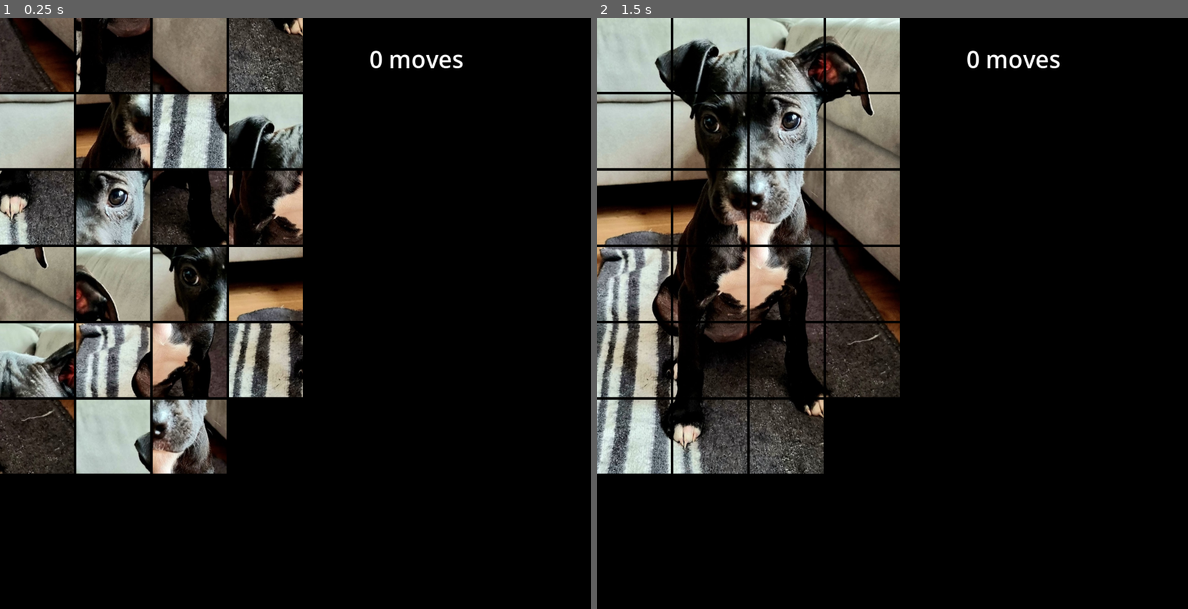
Above: before the commit, frames 1-2 (left to right).
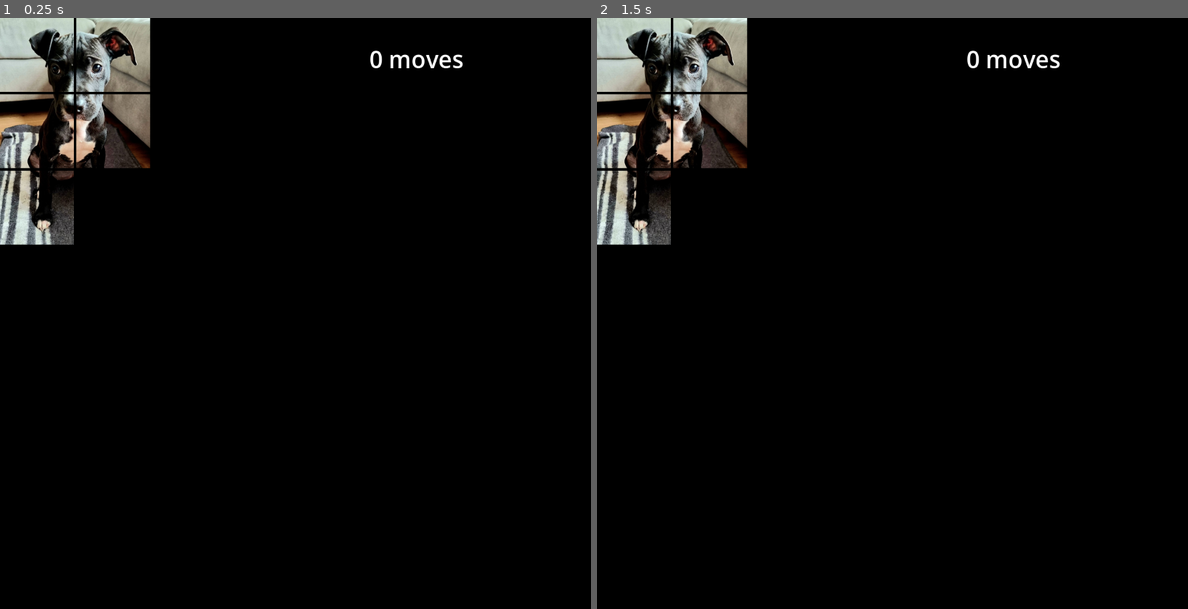
Above: after the commit, the same moments.

Repository: opensourceame/slider
Game: Godot game, scene res://scenes/Game.tscn
Two runs of this game, one before a commit and one after it. Both use one fixed random seed, a clock stepped at 60 frames per second and the inputs below.
Inputs (mouse positions are in pixels of both pictures, inside the frame that each line leads up to):
- Up to frame 1 (0.25 s): no input
- Up to frame 2 (1.5 s): tap Enter (ui_accept) at 0.5, 0.77, 1.25 s; move the mouse to (1022, 283) at 0.52 s; click (1022, 283) at 0.67 s; move the mouse to (774, 343) at 1.27 s; click (774, 343) at 1.42 s

The runs differ from the first frame. In frame 1, 30% of the frame differs, in the area x 0-52%, y 0-78%; in frame 2, 28%.

Commit message:
save progress

Diff:
--- a/scripts/GameManager.gd
+++ b/scripts/GameManager.gd
@@ -4,18 +4,31 @@
 @onready var world        = $World
 @onready var hud          = $HUD
 
-var grid_size = Vector2(4, 6)
-#var grid_size = Vector2(3, 4)
+#var grid_size = Vector2i(4, 6)
+var grid_size = Vector2(2,3)
 var source_image: ImageTexture
 var image_pieces: Array[Texture2D] = []
 var tile_size = 150
 var tile_gap = 5
 var tiles = []
-var empty_position : Vector2
+var empty_position : Vector2i
 var game_won = false
 var normal_style: StyleBox
 var highlight_style: StyleBox
 var moves : int = 0
+
+func _ready():
+	empty_position = Vector2i(grid_size.x - 1, grid_size.y - 1)
+	load_and_split_image()
+	create_styles()
+	initialize_grid()
+	#randomize_grid()
+	setup_tiles()
+
+	print("READY")
+
+func _physics_process(delta: float) -> void:
+	pass
 
 func load_and_split_image():
 	var image = Image.load_from_file("res://images/pepper.jpg")
@@ -48,13 +61,6 @@
 
 	print("Created ", image_pieces.size(), " image pieces")
 
-func _ready():
-	empty_position = Vector2(grid_size.x - 1, grid_size.y - 1)
-	load_and_split_image()
-	create_styles()
-	initialize_grid()
-	randomize_grid()
-	setup_tiles()
 
 func initialize_grid():
 	var indices = []
@@ -118,7 +124,7 @@
 				start_x + x * (tile_size + spacing),
 				start_y + y * (tile_size + spacing)
 			)
-			tile.grid_position = Vector2(x, y)
+			tile.grid_position = Vector2i(x, y)
 			world.add_child(tile)
 
 func _on_tile_pressed(tile):
@@ -136,11 +142,16 @@
 	var expected = 1
 	for y in range(grid_size.y):
 		for x in range(grid_size.x):
+			var t = tiles[y][x]
+			#if t.number == 0:
+				#continue
 			if y == grid_size.y - 1 and x == grid_size.x - 1:
-				return tiles[y][x] == 0
-			if tiles[y][x].number != expected:
+				expected = 0
+			print("expected ", expected, " got ", t.number)
+			if t.number != expected:
 				return false
 			expected += 1
+	print("COMPLETE")
 	return true
 
 func check_win_after_move():
@@ -184,7 +195,7 @@
 		for x in range(start_x, end_x + 1):
 			highlight_tile_at(Vector2(x, tile_pos.y))
 
-func highlight_tile_at(pos: Vector2):
+func highlight_tile_at(pos: Vector2i):
 	for child in world.get_children():
 		if child is Tile and child.grid_position == pos:
 			child.set_highlight(true)
@@ -209,7 +220,7 @@
 
 func slide_tile(tile: Tile, x_dir: int, y_dir: int):
 	var tile_pos = tile.grid_position
-	var target_pos = tile_pos + Vector2(x_dir, y_dir)
+	var target_pos = tile_pos + Vector2i(x_dir, y_dir)
 
 	# Check if target position is within bounds
 	if target_pos.x < 0 or target_pos.x >= grid_size.x or target_pos.y < 0 or target_pos.y >= grid_size.y:
@@ -232,11 +243,12 @@
 		var tween = create_tween()
 		tween.set_ease(Tween.EASE_OUT)
 		tween.set_trans(Tween.TRANS_QUART)
-		tween.tween_property(tile, "position", target_position, 0.2)
+		tween.tween_property(tile, "position", target_position, 0.5)
 
 		tile.grid_position = empty_position
 		empty_position = tile_pos
-
+		tiles[tile_pos.y][tile_pos.x] = Tile.BLANK()
+		tiles[empty_position.y][empty_position.x] = tile
 		# Check win condition after animation completes
 		tween.tween_callback(check_win_after_move)
 
@@ -284,11 +296,63 @@
 func update_hud():
 	$MovesLabel.text = str(moves) + " moves played"
 
-func get_tile_at(pos: Vector2) -> Tile:
+func get_tile_at(pos: Vector2i) -> Tile:
 	for child in world.get_children():
 		if child is Tile and child.grid_position == pos:
 			return child
 	return null
+
+func slide_row(row_index: int, direction: int):
+	if row_index < 0 or row_index >= grid_size.y:
+		return
+
+	# Get all tiles in the row
+	var row_tiles = []
+	for x in range(grid_size.x):
+		var tile = tiles[row_index][x]
+		if tile:
+			row_tiles.append(tile)
+
+	if row_tiles.size() == 0:
+		return
+
+	# Calculate new positions with wrapping
+	for i in range(row_tiles.size()):
+		var tile = row_tiles[i]
+		var current_x = tile.grid_position.x
+		var new_x
+
+		if direction > 0:  # Slide right
+			new_x = (current_x + 1) % grid_size.x
+		else:  # Slide left
+			new_x = (current_x - 1 + grid_size.x) % grid_size.x
+
+		# Update grid positions
+		tile.grid_position = Vector2i(new_x, row_index)
+		tiles[row_index][new_x] = tile
+
+	# Calculate new visual positions with spacing
+	var spacing = 2
+	var start_x = 0
+	var start_y = 0
+
+	for tile in row_tiles:
+		var new_pos = Vector2(
+			start_x + tile.grid_position.x * (tile_size + spacing),
+			start_y + tile.grid_position.y * (tile_size + spacing)
+		)
+
+		# Create sliding animation
+		var tween = create_tween()
+		tween.set_ease(Tween.EASE_OUT)
+		tween.set_trans(Tween.TRANS_QUART)
+		tween.tween_property(tile, "position", new_pos, 0.3)
+
+	# Check if empty space moved and update
+	for x in range(grid_size.x):
+		if tiles[row_index][x].number == 0:
+			empty_position = Vector2i(x, row_index)
+			break
 
 func shuffle_tiles():
 	for child in get_children():
--- a/scripts/Tile.gd
+++ b/scripts/Tile.gd
@@ -13,7 +13,7 @@
 	return t
 
 var number : int = 0
-var grid_position = Vector2.ZERO
+var grid_position = Vector2i.ZERO
 var texture: Texture2D
 
 func _ready():
@@ -63,7 +63,7 @@
 
 func set_highlight(highlighted: bool):
 	if highlighted:
-		modulate = Color.LIGHT_GRAY
+		modulate = Color.DARK_SLATE_BLUE
 		background.add_theme_stylebox_override("panel", game.highlight_style)
 	else:
 		modulate = Color.WHITE
